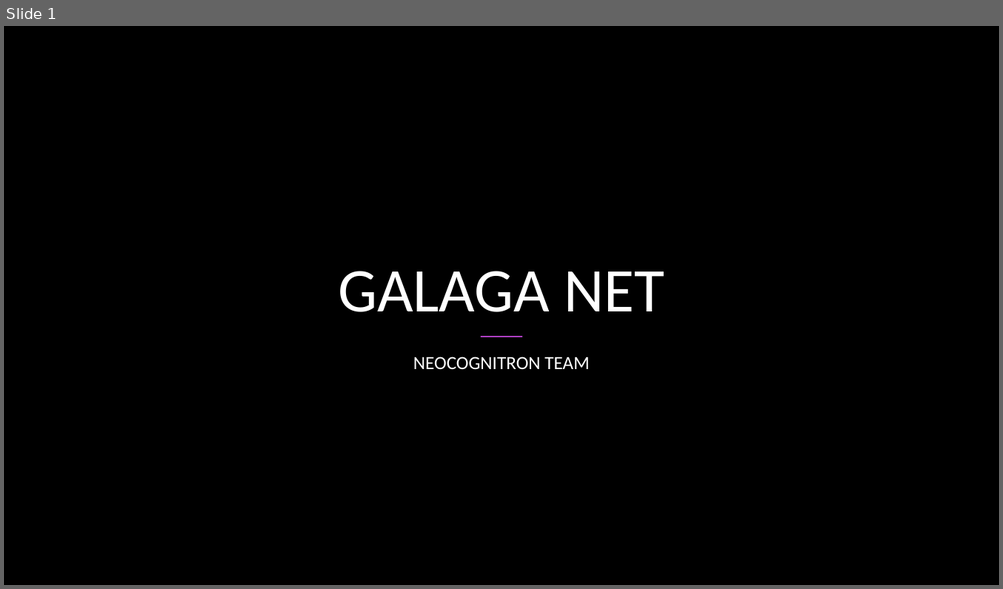
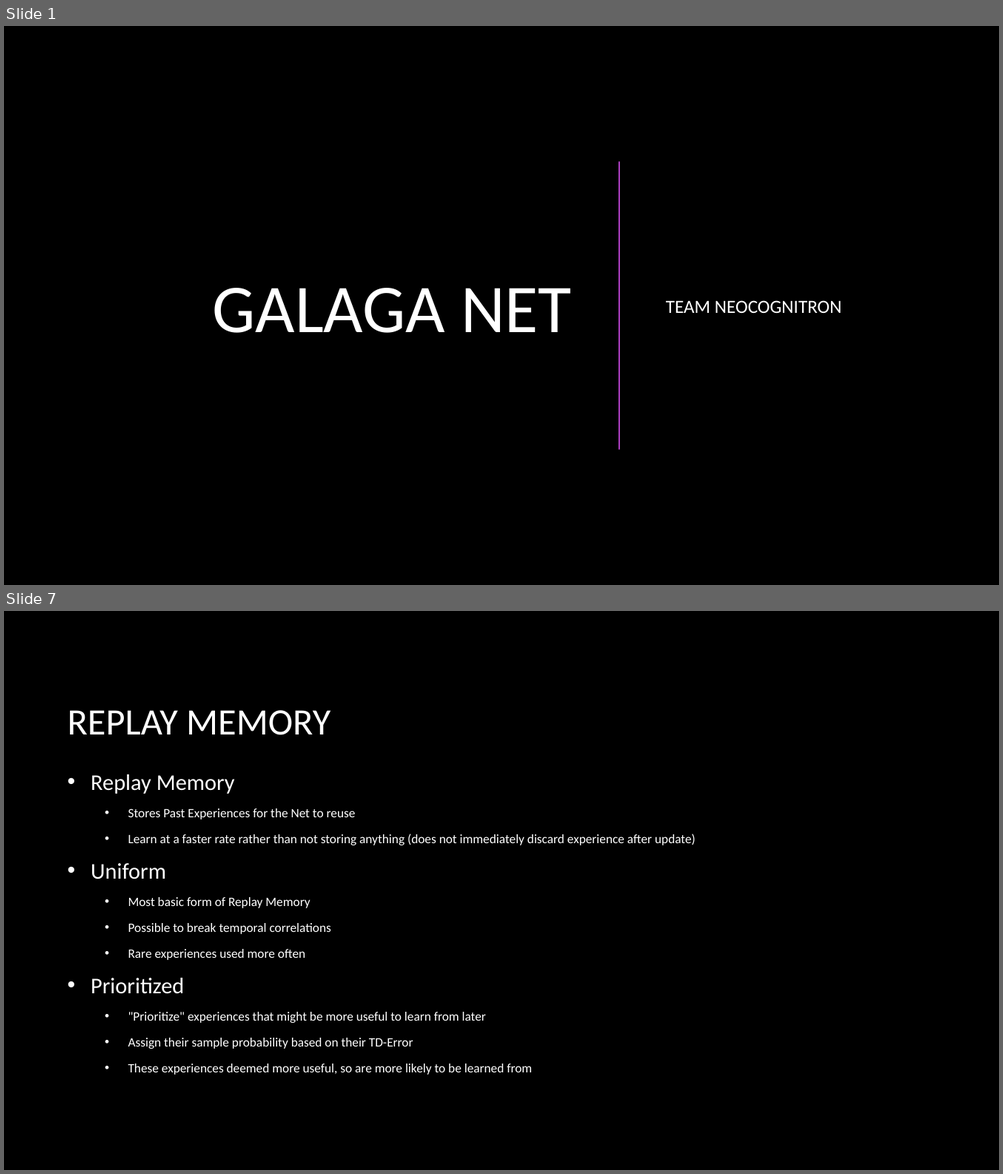
Before and after one commit to CSCI4850/S20-team3-project, a slide deck: Presentation.pptx. Shown one above the other, each under a label of ours: slide 1 before the commit, slides 1 and 7 after it; the slides between them are not shown. The pictures are 1003x589 and 1003x1174 pixels, drawn with LibreOffice and Linux fonts; fonts in the diff are those of the drawing; background and template pictures are left out. Boxes give left, top, right and bottom in pixels: in the first picture for what was removed or moved away, otherwise in the second. Text is boxed around its words. In the diff, an @@ line names an element or a change of style, - is before the commit and + after.

```diff
--- a/Presentation.pptx
+++ b/Presentation.pptx
@@ slide 7 added at (x1=4, y1=611, x2=999, y2=1170), background picture (left out) @@
@@ title added at (x1=68, y1=710, x2=330, y2=735), 36 pt, text #FFFFFF @@
+REPLAY MEMORY
@@ text added at (x1=91, y1=775, x2=695, y2=1075), 12.4 pt, text #FFFFFF @@
+• Replay Memory
+  • Stores Past Experiences for the Net to reuse
+  • Learn at a faster rate rather than not storing anything (does not immediately discard experience after update)
+• Uniform
+  • Most basic form of Replay Memory
+  • Possible to break temporal correlations
+  • Rare experiences used more often
+• Prioritized
+  • "Prioritize" experiences that might be more useful to learn from later
+  • Assign their sample probability based on their TD-Error
+  • These experiences deemed more useful, so are more likely to be learned from
@@ slide 1 changed as well @@
@@ title "GALAGA NET" moved from (x1=338, y1=271, x2=664, y2=312) to (x1=212, y1=288, x2=572, y2=333) @@
@@ title "GALAGA NET" at (x1=212, y1=288, x2=572, y2=333): size 60 to 66 pt; alignment centre to right; vertical alignment bottom to middle @@
@@ line added from (619, 162) to (619, 449), #AC3EC1 1.5 pt @@
@@ subtitle "TEAM NEOCOGNITRON" at (x1=666, y1=301, x2=842, y2=313): vertical alignment top to middle @@
@@ subtitle at (x1=666, y1=301, x2=842, y2=313): text changed @@
-NEOCOGNITRON TEAM
+TEAM NEOCOGNITRON
@@ line removed from (481, 337) to (522, 337) @@
```
Also in this commit, not shown: 4 other slides changed, 6 other slides added, 2 slides removed.
